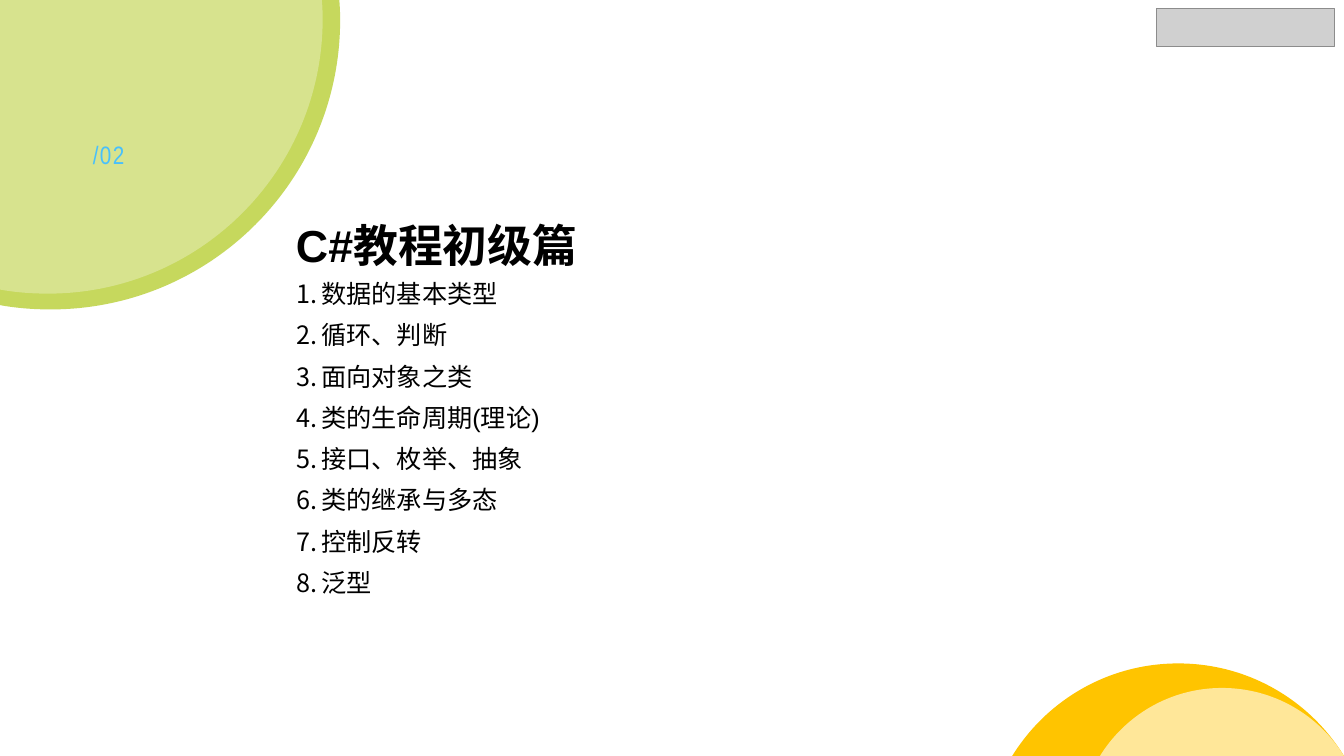
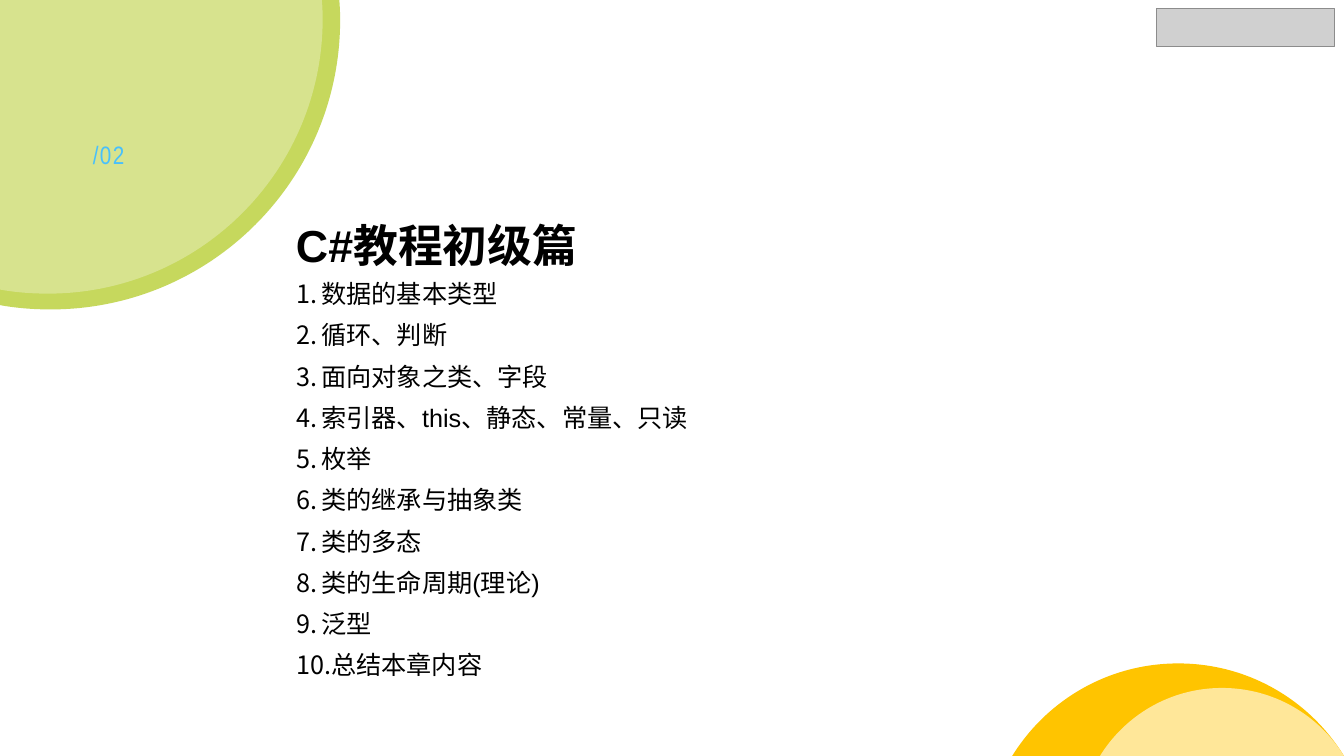
Before and after one commit to StevenEco/.NetCoreGuide, a slide deck: slide 6 of PPT/Microsoft Lesson.pptx. Drawn at 1344x756 pixels with LibreOffice and Linux fonts; fonts in the diff are those of the drawing; grey boxes stand for pictures. Boxes give left, top, right and bottom in pixels: in the first picture for what was removed or moved away, otherwise in the second. Text is boxed around its words. In the diff, an @@ line names an element or a change of style, - is before the commit and + after.

```diff
--- a/PPT/Microsoft Lesson.pptx
+++ b/PPT/Microsoft Lesson.pptx
@@ text at (321, 364, 688, 553): text changed @@
-3. 面向对象之类
+3. 面向对象之类、字段
+4. 索引器、this、静态、常量、只读
+5. 枚举
+6. 类的继承与抽象类
+7. 类的多态
@@ text at (321, 446, 523, 553): paragraphs removed @@
-5. 接口、枚举、抽象
-6. 类的继承与多态
-7. 控制反转
@@ text at (296, 652, 482, 676): paragraph added @@
+10. 总结本章内容
```
Also in this commit, not shown: 22 other files.
